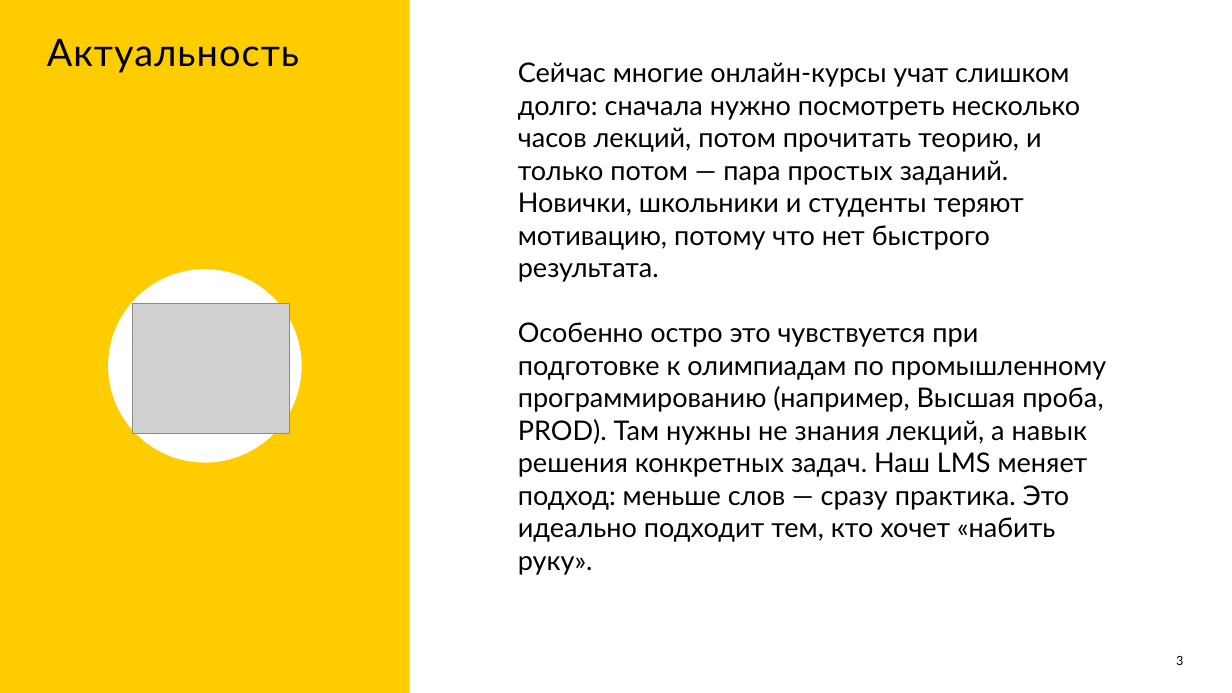
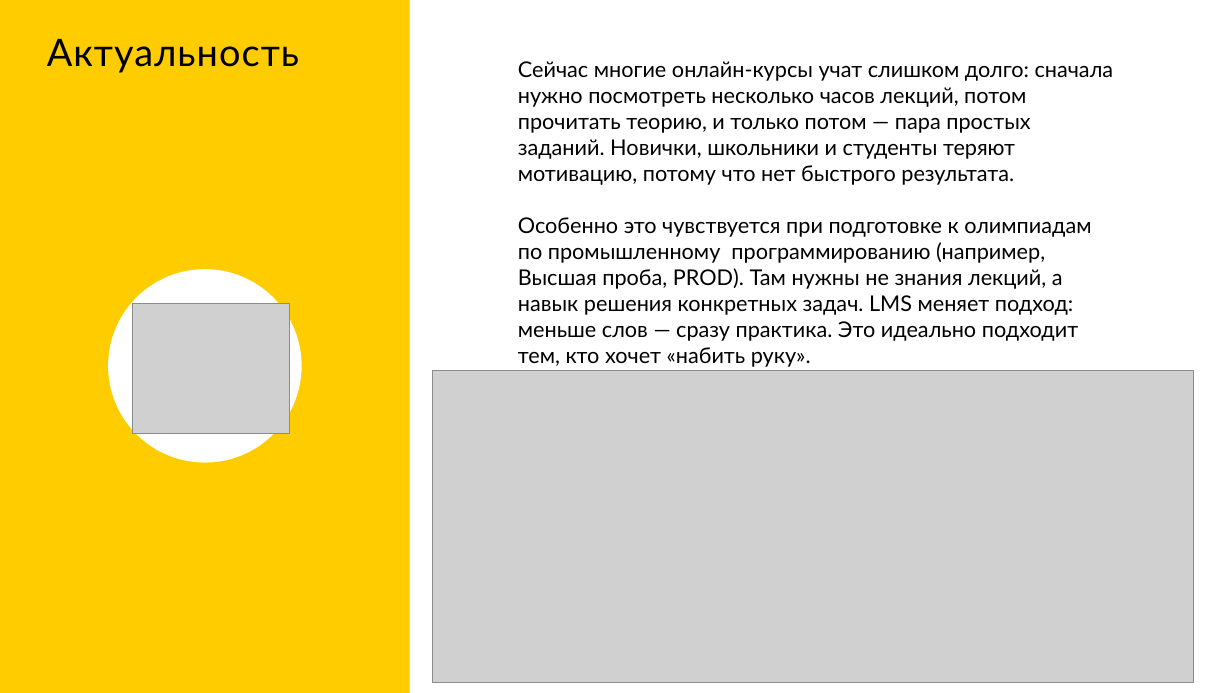
Before and after one commit to RadmirRamazanov/AreteLMS, a slide deck: slide 3 of docs/Presentation.pptx. Drawn at 1232x693 pixels with LibreOffice and Linux fonts; fonts in the diff are those of the drawing; grey boxes stand for pictures. Boxes give left, top, right and bottom in pixels: in the first picture for what was removed or moved away, otherwise in the second. Text is boxed around its words. In the diff, an @@ line names an element or a change of style, - is before the commit and + after.

```diff
--- a/docs/Presentation.pptx
+++ b/docs/Presentation.pptx
@@ text at (518, 61, 1114, 185): size 30 to 24 pt in "Сейчас многие онлайн-курсы учат слишком долго: сначала ..." @@
@@ text at (518, 217, 1091, 367): text changed; size 30 to 24 pt @@
-Особенно остро это чувствуется при подготовке к олимпиадам по промышленному программированию (например, Высшая проба, PROD). Там нужны не знания лекций, а навык решения конкретных задач. Наш LMS меняет подход: меньше слов — сразу практика. Это идеально подходит тем, кто хочет «набить руку».
+Особенно это чувствуется при подготовке к олимпиадам по промышленному программированию (например, Высшая проба, PROD). Там нужны не знания лекций, а навык решения конкретных задач. LMS меняет подход: меньше слов — сразу практика. Это идеально подходит тем, кто хочет «набить руку».
@@ picture added at (433, 371, 1193, 682) @@
@@ page number removed at (1176, 656, 1183, 665) @@
-3
```
Also in this commit, not shown: 3 other slides changed, 1 other file.
